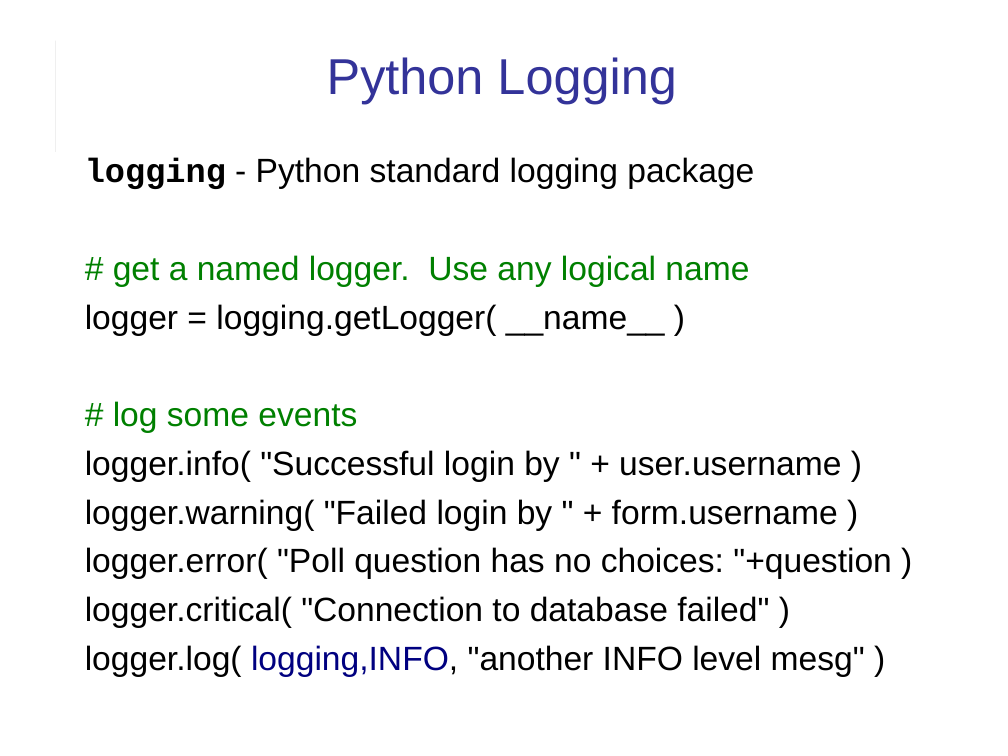
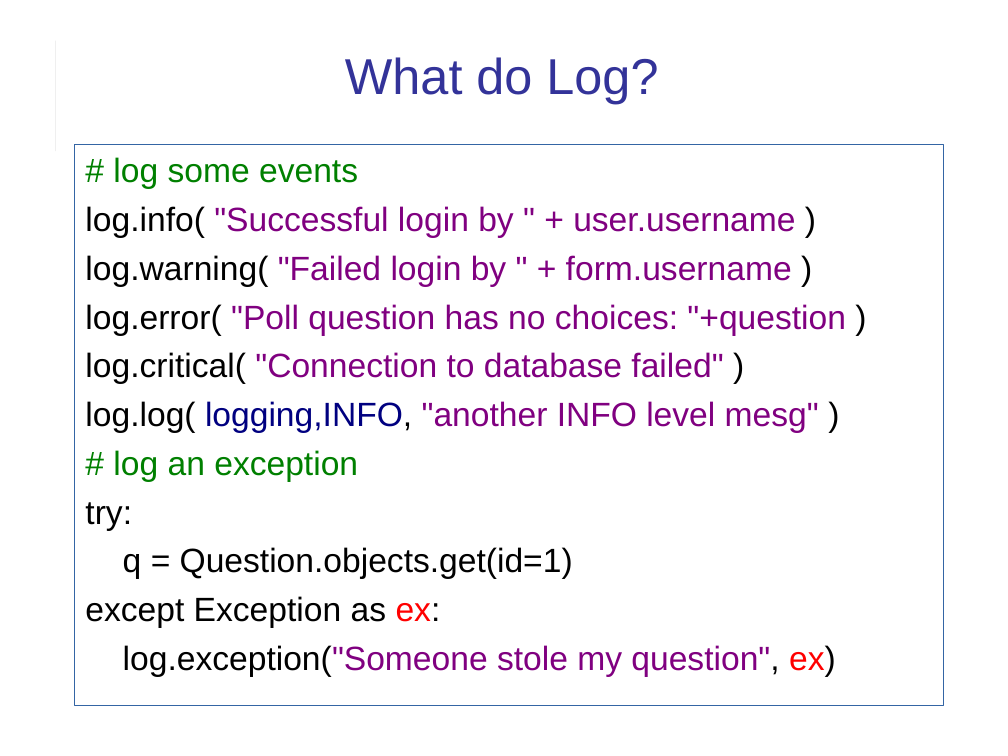
Before and after one commit to cpske/ISP, a slide deck: slide 14 of logging/Logging.ppt (slide 11 before the commit). Drawn at 1008x756 pixels with LibreOffice and Linux fonts; fonts in the diff are those of the drawing. Boxes give left, top, right and bottom in pixels: in the first picture for what was removed or moved away, otherwise in the second. Text is boxed around its words. In the diff, an @@ line names an element or a change of style, - is before the commit and + after.

Commit message:
update slides on logging

```diff
--- a/logging/Logging.ppt
+++ b/logging/Logging.ppt
@@ title at bbox=[345, 57, 658, 104]: text changed @@
-Python Logging
+What do Log?
@@ text "# log some events": place and size @@
-text "# log some events" at bbox=[85, 157, 892, 677]
+text "# log some events" at bbox=[75, 144, 943, 706]
@@ text "# log some events" at bbox=[75, 144, 943, 706]: outline none to #3465A4 0.74 pt @@
@@ text at bbox=[85, 157, 754, 336]: paragraphs removed @@
-logging - Python standard logging package
-# get a named logger. Use any logical name
-logger = logging.getLogger( __name__ )
@@ text at bbox=[113, 157, 358, 189]: indent changed @@
@@ text at bbox=[85, 206, 846, 677]: text changed; text colour #000000 to #800080 @@
-logger.info( "Successful login by " + user.username )
-logger.warning( "Failed login by " + form.username )
-logger.error( "Poll question has no choices: "+question )
-logger.critical( "Connection to database failed" )
-logger.log( logging,INFO, "another INFO level mesg" )
+log.info( "Successful login by " + user.username )
+log.warning( "Failed login by " + form.username )
+log.error( "Poll question has no choices: "+question )
+log.critical( "Connection to database failed" )
+log.log( logging,INFO, "another INFO level mesg" )
+# log an exception
+try:
+q = Question.objects.get(id=1)
+except Exception as ex:
+log.exception("Someone stole my question", ex)
```
Also in this commit, not shown: 19 other slides changed, 10 slides added, 1 slide removed, 2 other files.
